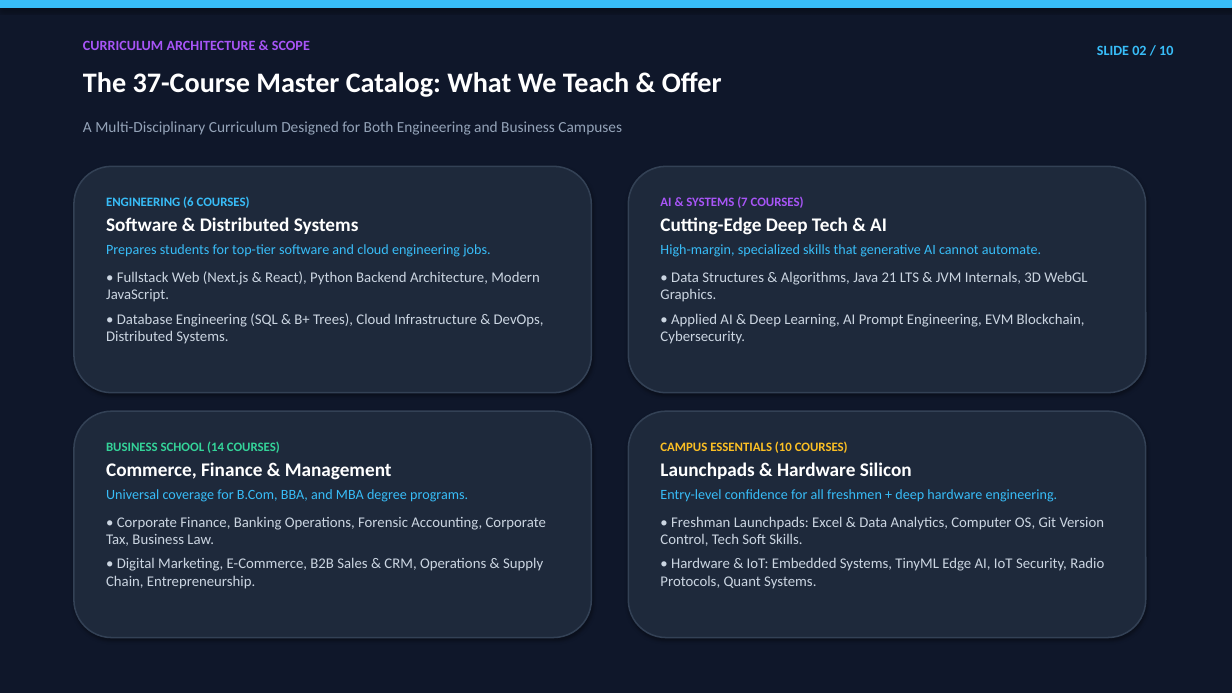
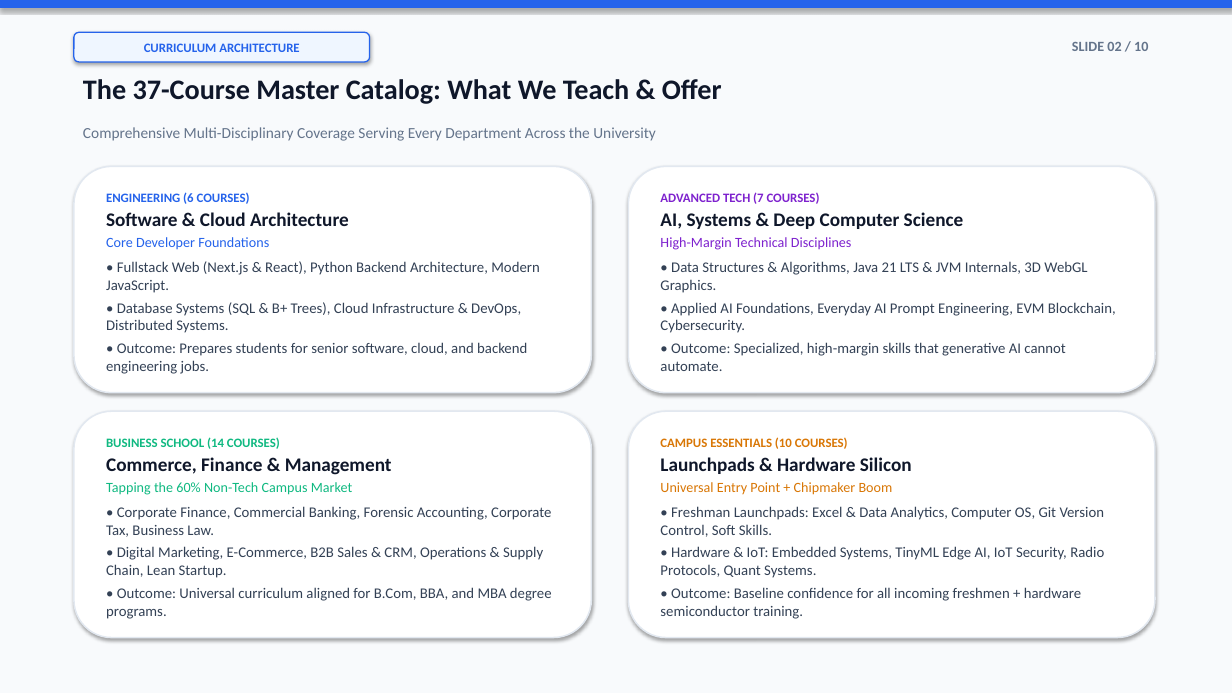
Before and after one commit to Vinay-N-Kashyap/Present-Career-os, a slide deck: slide 2 of docs/PINIT_CURRICULUM_AND_PRODUCT_10_SLIDE_PITCH_DECK.pptx. Drawn at 1232x693 pixels with LibreOffice and Linux fonts; fonts in the diff are those of the drawing. Boxes give left, top, right and bottom in pixels: in the first picture for what was removed or moved away, otherwise in the second. Text is boxed around its words. In the diff, an @@ line names an element or a change of style, - is before the commit and + after.

Commit message:
feat(presentation): redesign pitch deck with executive light theme, big KPI stats, and clean visual cards (TASK-688)

```diff
--- a/docs/PINIT_CURRICULUM_AND_PRODUCT_10_SLIDE_PITCH_DECK.pptx
+++ b/docs/PINIT_CURRICULUM_AND_PRODUCT_10_SLIDE_PITCH_DECK.pptx
@@ rectangle at (0,0,1232,693): fill #0F172A to #F8FAFC; outline #0F172A 0.75 pt to #F8FAFC 0.75 pt @@
@@ rectangle at (0,0,1232,7): fill #38BDF8 to #2563EB; outline #38BDF8 0.75 pt to #2563EB 0.75 pt @@
@@ rounded rectangle "CURRICULUM ARCHITECTURE": place and size @@
-rounded rectangle "CURRICULUM ARCHITECTURE" at (83,40,310,50)
+rounded rectangle "CURRICULUM ARCHITECTURE" at (74,32,370,62)
@@ rounded rectangle "CURRICULUM ARCHITECTURE" at (74,32,370,62): vertical alignment top to middle; fill none to #EFF6FF; outline none to #2563EB 1 pt; shadow on @@
@@ text in rounded rectangle at (144,43,299,52): text changed; size 11 to 10 pt; text colour #A855F7 to #2563EB @@
-CURRICULUM ARCHITECTURE & SCOPE
+CURRICULUM ARCHITECTURE
@@ text "SLIDE 02 / 10": place and size @@
-text "SLIDE 02 / 10" at (1097,45,1173,55)
+text "SLIDE 02 / 10" at (1072,42,1148,51)
@@ text "SLIDE 02 / 10" at (1072,42,1148,51): text colour #38BDF8 to #64748B @@
@@ text "The 37-Course Master Catalog: What ...": place and size @@
-text "The 37-Course Master Catalog: What ..." at (83,72,722,97)
+text "The 37-Course Master Catalog: What ..." at (83,79,722,104)
@@ text "The 37-Course Master Catalog: What ..." at (83,79,722,104): text colour #FFFFFF to #0F172A @@
@@ text at (83,127,656,141): text changed; text colour #94A3B8 to #64748B @@
-A Multi-Disciplinary Curriculum Designed for Both Engineering and Business Campuses
+Comprehensive Multi-Disciplinary Coverage Serving Every Department Across the University
@@ rounded rectangle: place and size @@
-rounded rectangle at (628,166,1146,393)
+rounded rectangle at (628,166,1155,393)
@@ text at (106,192,539,293): text colour #38BDF8 to #2563EB in "ENGINEERING (6 COURSES)"; text colour #CBD5E1 to #334155 in "• Fullstack Web (Next.js & React), Python ..."; less space between paragraphs @@
@@ text at (660,192,964,250): text changed; text colour #38BDF8 to #7E22CE; bold on @@
-AI & SYSTEMS (7 COURSES)
-Cutting-Edge Deep Tech & AI
-High-margin, specialized skills that generative AI cannot automate.
+ADVANCED TECH (7 COURSES)
+AI, Systems & Deep Computer Science
+High-Margin Technical Disciplines
@@ text at (106,212,349,249): text changed; size 11 to 15 pt; text colour #38BDF8 to #0F172A; bold on @@
-Software & Distributed Systems
-Prepares students for top-tier software and cloud engineering jobs.
+Software & Cloud Architecture
+Core Developer Foundations
@@ text at (660,261,1087,293): text colour #CBD5E1 to #334155 in "• Data Structures & Algorithms, Java 21 ..."; less space between paragraphs @@
@@ text at (106,302,527,374): text changed; text colour #CBD5E1 to #334155 @@
-• Database Engineering (SQL & B+ Trees), Cloud Infrastructure & DevOps, Distributed Systems.
+• Database Systems (SQL & B+ Trees), Cloud Infrastructure & DevOps, Distributed Systems.
+• Outcome: Prepares students for senior software, cloud, and backend engineering jobs.
@@ text at (660,302,1116,371): text changed; text colour #CBD5E1 to #334155 @@
-• Applied AI & Deep Learning, AI Prompt Engineering, EVM Blockchain, Cybersecurity.
+• Applied AI Foundations, Everyday AI Prompt Engineering, EVM Blockchain, Cybersecurity.
+• Outcome: Specialized, high-margin skills that generative AI cannot automate.
@@ fill #1E293B to #FFFFFF; outline #334155 1.2 pt to #E2E8F0 1.2 pt in 4 elements at (74,166,592,393), (74,411,592,638), (628,166,1155,393), (628,411,1155,638) @@
@@ rounded rectangle: place and size @@
-rounded rectangle at (628,411,1146,638)
+rounded rectangle at (628,411,1155,638)
@@ text at (106,437,392,475): text colour #34D399 to #10B981 in "BUSINESS SCHOOL (14 COURSES)"; text colour #FFFFFF to #0F172A in "Commerce, Finance & Management"; less space between paragraphs @@
@@ text at (660,437,1104,578): text colour #FBBF24 to #D97706 in "CAMPUS ESSENTIALS (10 COURSES)"; text colour #FFFFFF to #0F172A in "Launchpads & Hardware Silicon"; text colour #CBD5E1 to #334155 in "• Hardware & IoT: Embedded Systems, TinyML ..."; less space between paragraphs @@
@@ text at (106,482,552,619): text changed; text colour #CBD5E1 to #334155 @@
-Universal coverage for B.Com, BBA, and MBA degree programs.
-• Corporate Finance, Banking Operations, Forensic Accounting, Corporate Tax, Business Law.
-• Digital Marketing, E-Commerce, B2B Sales & CRM, Operations & Supply Chain, Entrepreneurship.
+Tapping the 60% Non-Tech Campus Market
+• Corporate Finance, Commercial Banking, Forensic Accounting, Corporate Tax, Business Law.
+• Digital Marketing, E-Commerce, B2B Sales & CRM, Operations & Supply Chain, Lean Startup.
+• Outcome: Universal curriculum aligned for B.Com, BBA, and MBA degree programs.
@@ text at (660,482,1105,537): text changed; text colour #CBD5E1 to #334155 @@
-Entry-level confidence for all freshmen + deep hardware engineering.
-• Freshman Launchpads: Excel & Data Analytics, Computer OS, Git Version Control, Tech Soft Skills.
+Universal Entry Point + Chipmaker Boom
+• Freshman Launchpads: Excel & Data Analytics, Computer OS, Git Version Control, Soft Skills.
@@ text at (660,587,1081,619): paragraph added @@
+• Outcome: Baseline confidence for all incoming freshmen + hardware semiconductor training.
```
Also in this commit, not shown: 9 other slides changed, 1 other file.
